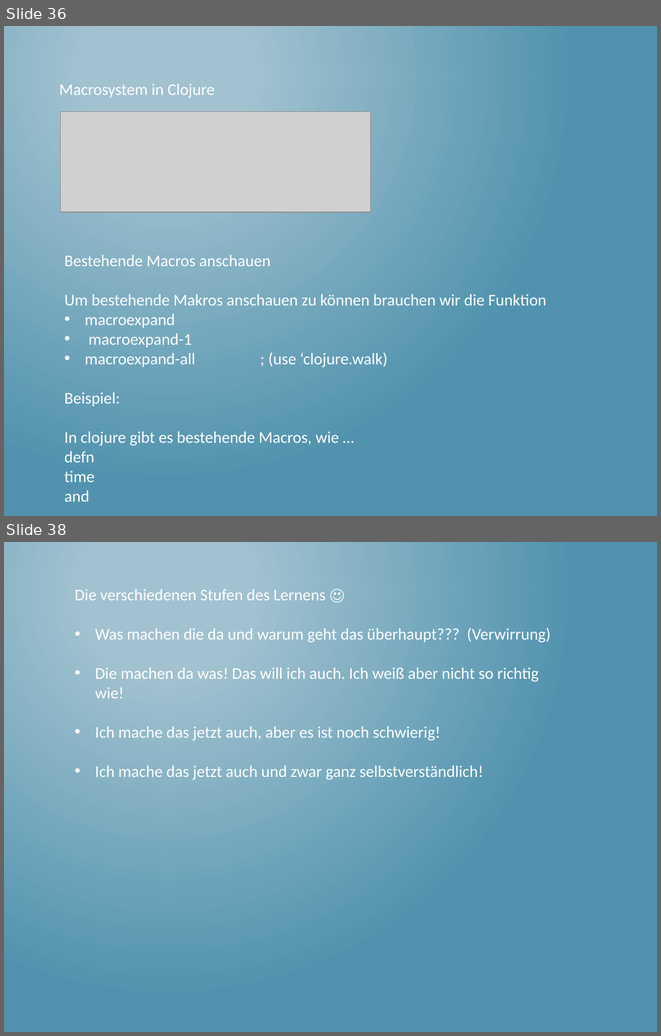
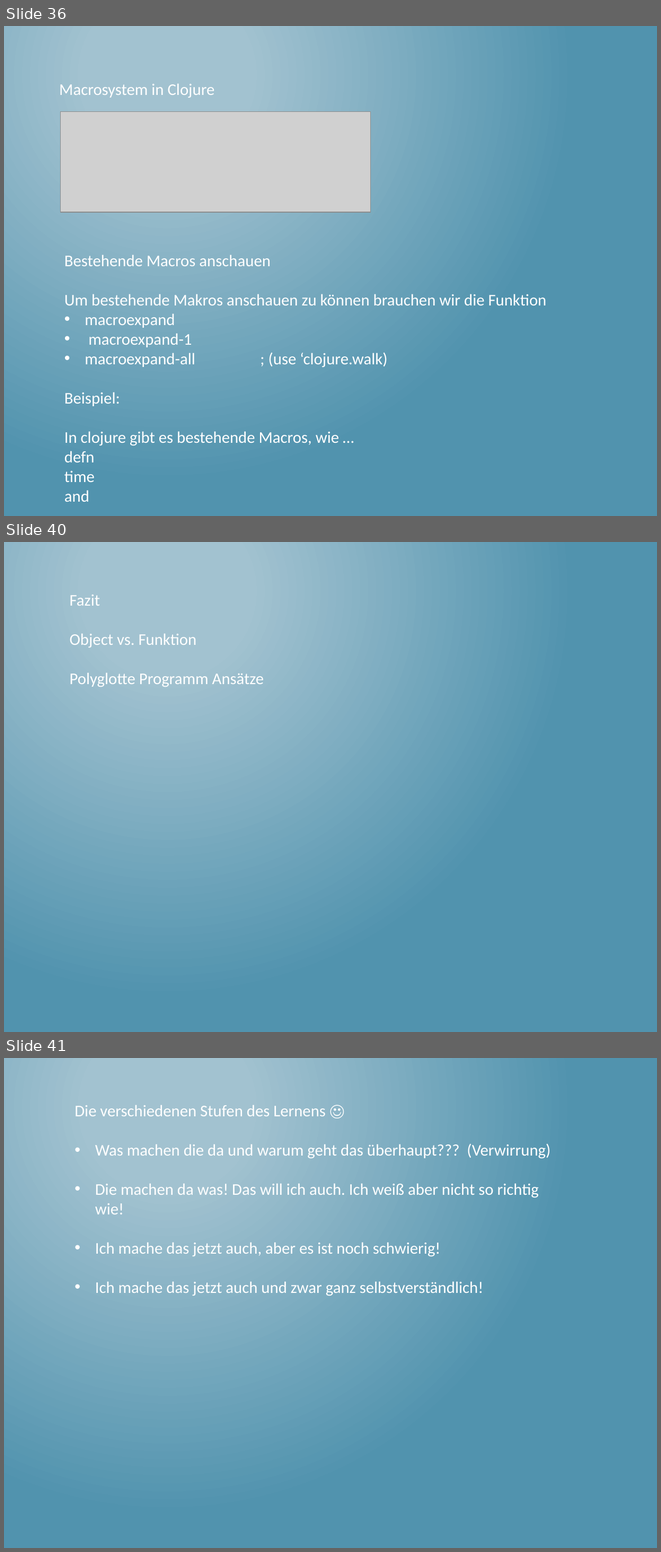
Before and after one commit to thomasschulte/ClojureUsergroupDemo, a slide deck: Clojure Vortrag .NET User Group.pptx. Shown one above the other, each under a label of ours: slides 36 and 38 before the commit, slides 36, 40 and 41 after it; the slides between them are not shown. The pictures are 661x1036 and 661x1552 pixels, drawn with LibreOffice and Linux fonts; fonts in the diff are those of the drawing; grey boxes stand for pictures. Boxes give left, top, right and bottom in pixels: in the first picture for what was removed or moved away, otherwise in the second. Text is boxed around its words. In the diff, an @@ line names an element or a change of style, - is before the commit and + after.

```diff
--- a/Clojure Vortrag .NET User Group.pptx
+++ b/Clojure Vortrag .NET User Group.pptx
@@ slide 40 added at [4,542,657,1032], background gradient #A3C3D1 to #5194AF @@
@@ text added at [70,594,264,687], 18 pt, text #FFFFFF @@
+Fazit
+Object vs. Funktion
+Polyglotte Programm Ansätze
@@ what was slide 38 is now slide 41 @@
```
Also in this commit, not shown: 3 other slides added, 2 slides removed, 1 other file.
